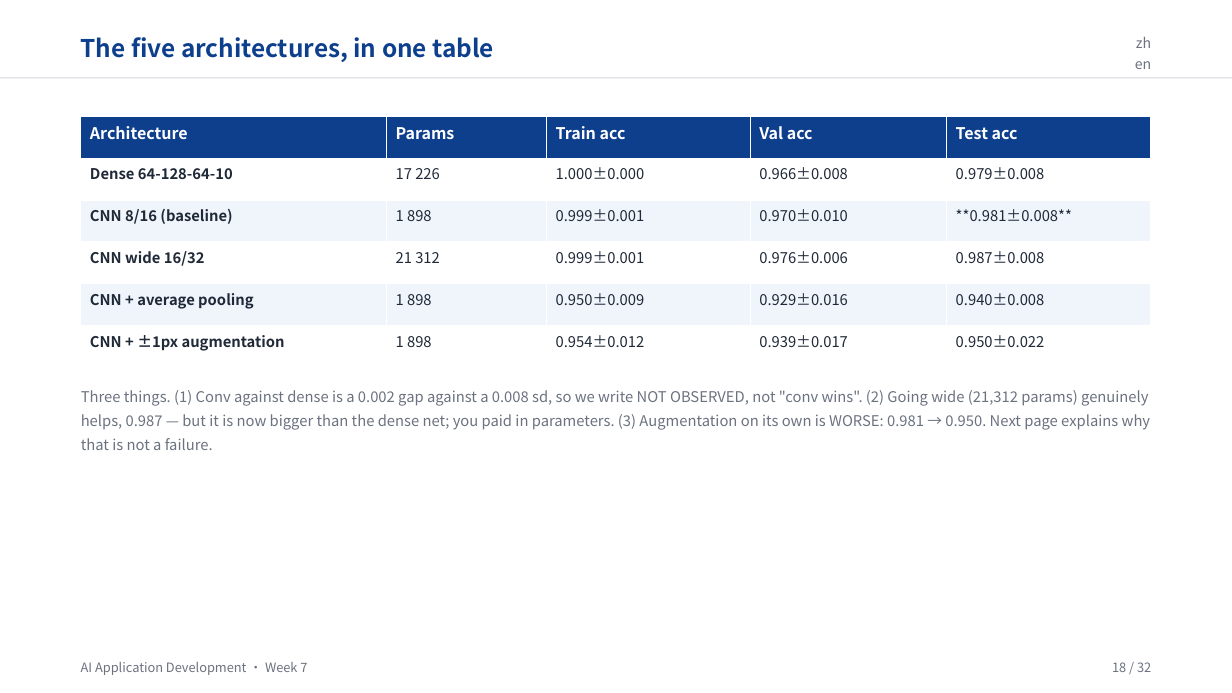
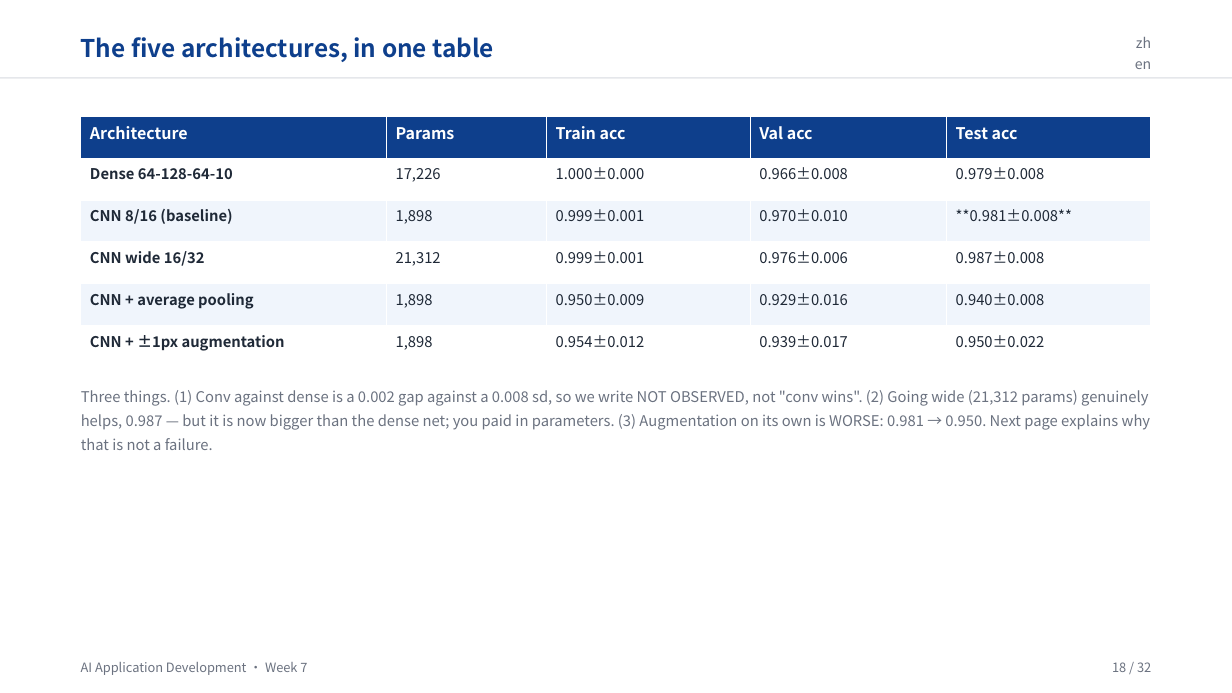
Before and after one commit to klausren/ai-application-development, a slide deck: slide 18 of lectures/week-07/lecture-en.pptx. Drawn at 1232x693 pixels with LibreOffice and Linux fonts; fonts in the diff are those of the drawing. Boxes give left, top, right and bottom in pixels: in the first picture for what was removed or moved away, otherwise in the second. Text is boxed around its words. In the diff, an @@ line names an element or a change of style, - is before the commit and + after.

```diff
--- a/lectures/week-07/lecture-en.pptx
+++ b/lectures/week-07/lecture-en.pptx
@@ table at [80,116,1150,368] @@
-row 2, column 2: 17 226
+row 2, column 2: 17,226
-row 3, column 2: 1 898
+row 3, column 2: 1,898
-row 4, column 2: 21 312
+row 4, column 2: 21,312
-row 5, column 2: 1 898
+row 5, column 2: 1,898
-row 6, column 2: 1 898
+row 6, column 2: 1,898
```
Also in this commit, not shown: 2 other slides changed, 8 other files.
